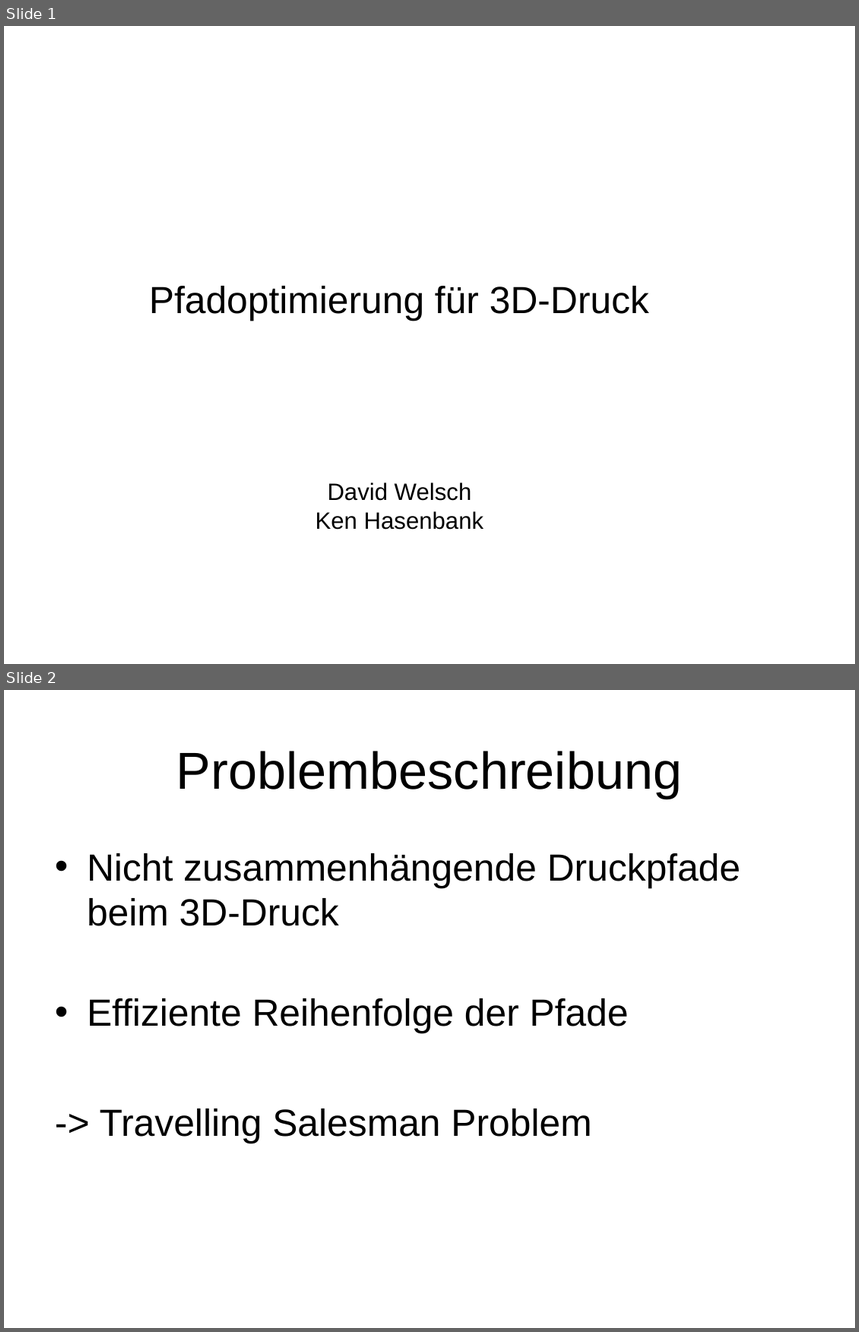
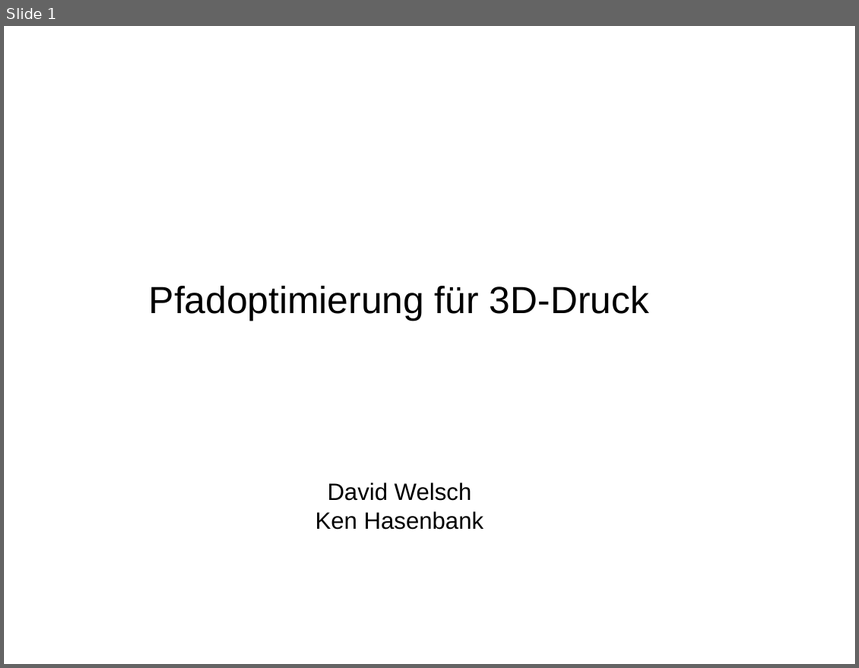
Before and after one commit to khase/MotionPlanning, a slide deck: Seminar/Themenvorschlag-3D-Print.ppt. Shown one above the other, each under a label of ours: slides 1 and 2 before the commit, slide 1 after it. The pictures are 859x1332 and 859x668 pixels, drawn with LibreOffice and Linux fonts; fonts in the diff are those of the drawing. Boxes give left, top, right and bottom in pixels: in the first picture for what was removed or moved away, otherwise in the second. Text is boxed around its words. In the diff, an @@ line names an element or a change of style, - is before the commit and + after.

```diff
--- a/Seminar/Themenvorschlag-3D-Print.ppt
+++ b/Seminar/Themenvorschlag-3D-Print.ppt
@@ slide 2 removed at [4, 690, 855, 1328], background #FFFFFF @@
@@ title removed at [177, 751, 683, 799] @@
-Problembeschreibung
@@ text removed at [87, 853, 740, 1144] @@
-• Nicht zusammenhängende Druckpfade beim 3D-Druck
-• Effiziente Reihenfolge der Pfade
--> Travelling Salesman Problem
```
Also in this commit, not shown: 2 slides changed, 4 slides added, 26 other files.
